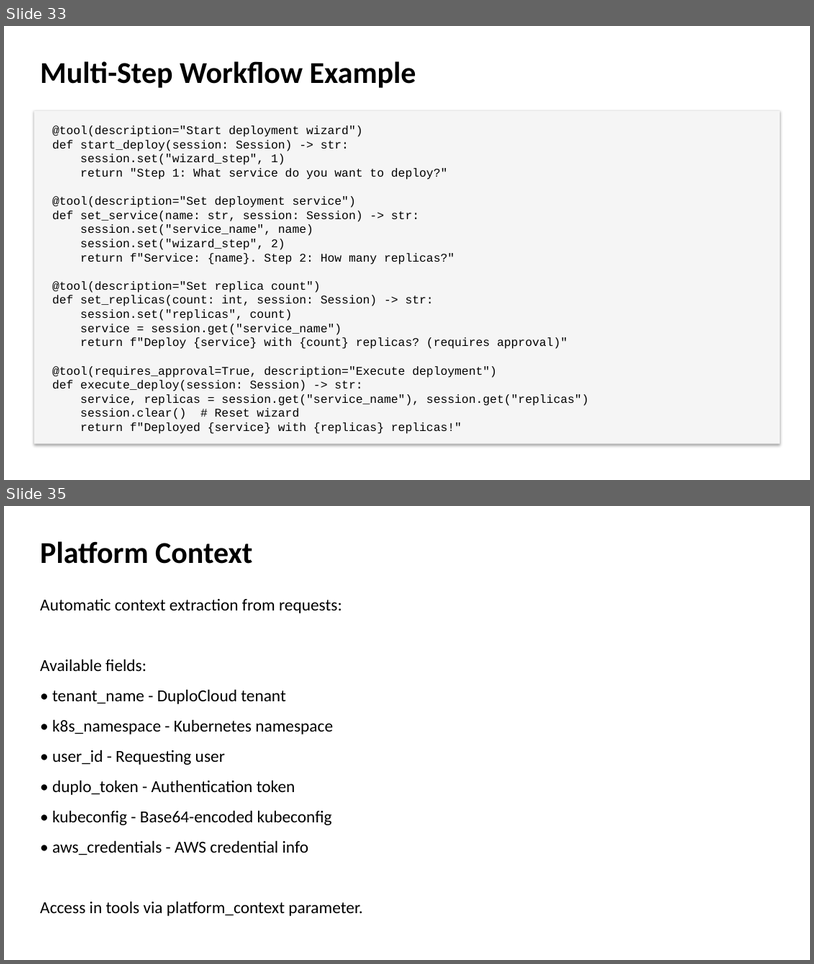
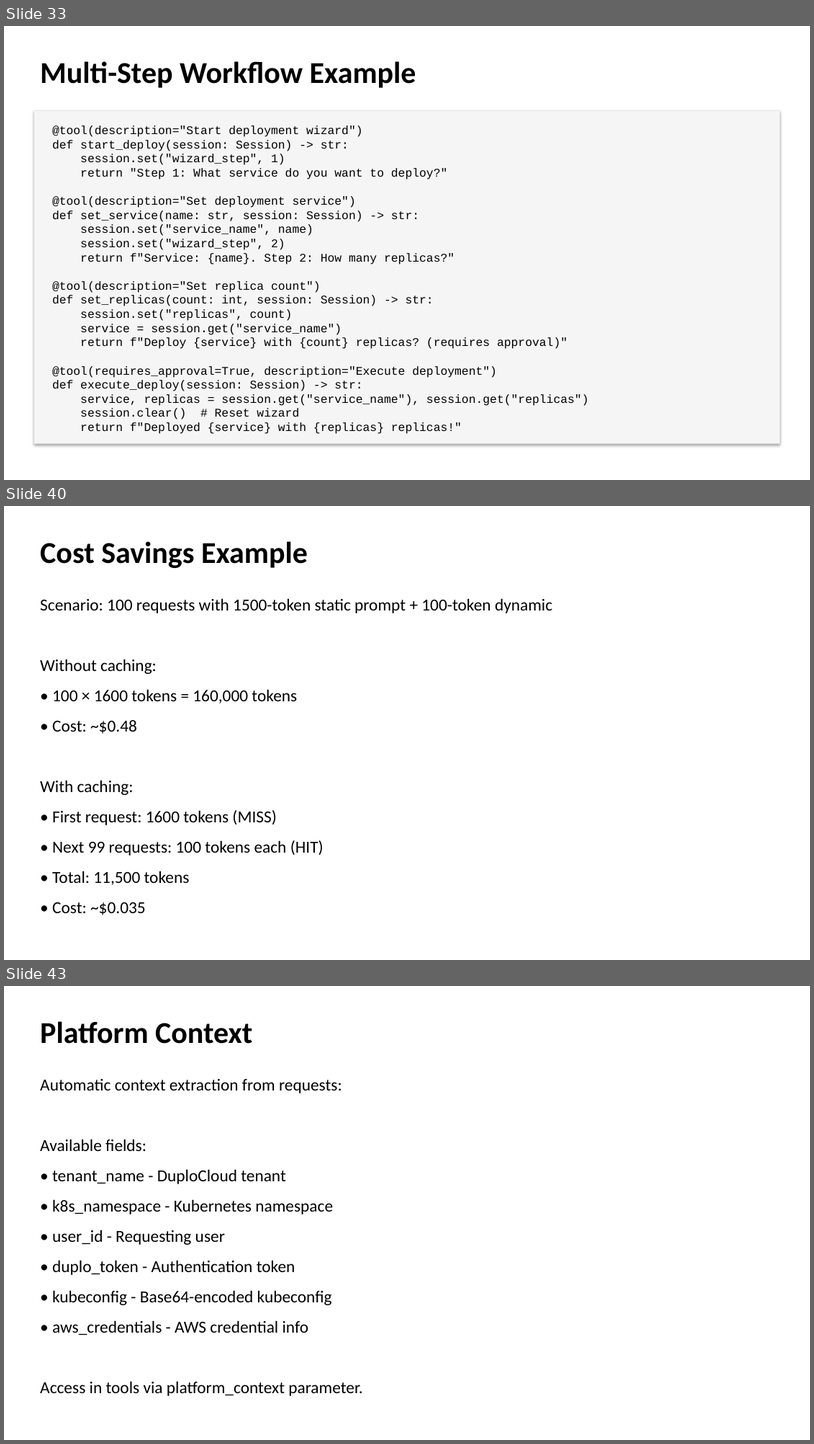
Before and after one commit to duplocloud/dcaf, a slide deck: docs/presentations/dcaf-core-presentation.pptx. Shown one above the other, each under a label of ours: slides 33 and 35 before the commit, slides 33, 40 and 43 after it; the slides between them are not shown. The pictures are 814x964 and 814x1444 pixels, drawn with LibreOffice and Linux fonts; fonts in the diff are those of the drawing. Boxes give left, top, right and bottom in pixels: in the first picture for what was removed or moved away, otherwise in the second. Text is boxed around its words. In the diff, an @@ line names an element or a change of style, - is before the commit and + after.

Commit message:
feat: Add Bedrock prompt caching support with cost optimization
Implements AWS Bedrock prompt caching to reduce costs by up to 90% and latency by up to 85%.

Core Changes:
- Added system_context parameter to Agent class for dynamic prompt content
- Added model_config parameter to Agent class for caching configuration
- Created CachingAwsBedrock adapter with cache checkpoint injection
- Updated AgnoAdapter to conditionally use caching based on model_config
- Modified AgentRequest DTO to support static_system and dynamic_system
- Updated AgentService to pass caching parameters through to runtime

New Files:
- dcaf/core/adapters/outbound/agno/caching_bedrock.py - Temporary caching adapter
- tests/test_prompt_caching.py - Comprehensive test suite
- examples/prompt_caching_example.py - Usage examples
- docs/guides/prompt-caching.md - Complete documentation guide

Documentation:
- Updated docs/core/index.md with caching parameters
- Updated presentation with 7 new slides on prompt caching
- Regenerated PowerPoint presentation (dcaf-core-presentation.pptx)
- Updated dcaf-core-evolution.md with prompt caching section

Features:
- Automatic cache checkpoint placement between static and dynamic prompts
- Token threshold validation (1024+ tokens for Claude 3.7 Sonnet)
- Cache hit/miss logging with metrics
- Support for callable system_context for runtime context injection
- Backward compatible - caching is opt-in via model_config

Status: Experimental v1 - Temporary implementation until Agno adds native support

```diff
--- a/docs/presentations/dcaf-core-presentation.pptx
+++ b/docs/presentations/dcaf-core-presentation.pptx
@@ slide 40 added at [4, 506, 810, 960], background #FFFFFF @@
@@ text added at [40, 541, 308, 568], 36 pt, text #000000, bold @@
+Cost Savings Example
@@ text added at [40, 598, 553, 915], 20 pt, text #000000 @@
+Scenario: 100 requests with 1500-token static prompt + 100-token dynamic
+Without caching:
+• 100 × 1600 tokens = 160,000 tokens
+• Cost: ~$0.48
+With caching:
+• First request: 1600 tokens (MISS)
+• Next 99 requests: 100 tokens each (HIT)
+• Total: 11,500 tokens
+• Cost: ~$0.035
+Savings: ~93% 💰
@@ what was slide 35 is now slide 43 @@
```
Also in this commit, not shown: 1 slide changed, 7 other slides added, 12 other files.
